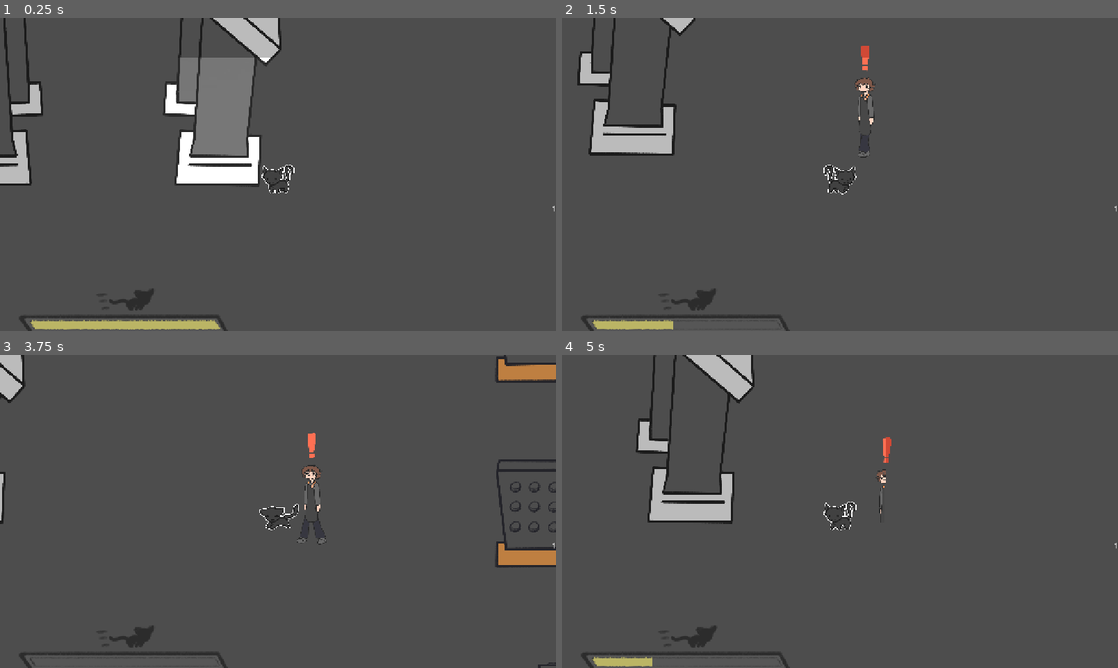
Above: before the commit, frames 1-4 (two rows, left to right).
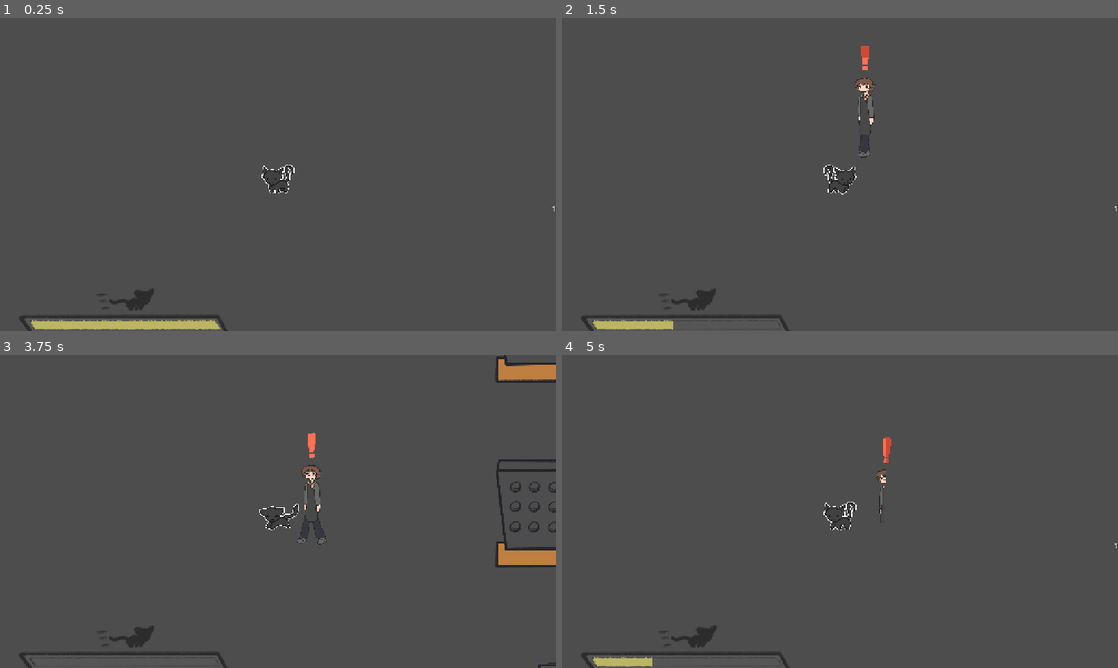
Above: after the commit, the same moments.

Repository: arw3734/2026-October-Game-Jam
Game: Godot game, scene res://Scenes/store.tscn
Same seed, same stepped clock (60 frames per second), same inputs: the game is played once before the commit and once after it.
Inputs:
- Up to frame 1 (0.25 s): no input
- Up to frame 2 (1.5 s): tap Enter at 0.5 s; hold Right (move_right) 0.53-1.28 s; hold Shift (sprint) 0.53-1.28 s; hold S (move_down) from 1.28 s (still down); tap Shift (sprint) at 1.35 s
- Up to frame 3 (3.75 s): release S (move_down) at 2.03 s; hold Right (move_right) 2.03-2.78 s; hold Shift (sprint) 2.03-2.78 s; hold W (move_up) 2.78-3.53 s; tap Shift (sprint) at 2.85 s; hold A (move_left) from 3.53 s (still down); hold Shift (sprint) from 3.53 s (still down)
- Up to frame 4 (5 s): keep holding A (move_left); release Shift (sprint) at 4.28 s; tap Shift (sprint) at 4.35 s

The runs differ from the first frame. In frame 1, 8.6% of the frame differs, in the area x 0-51%, y 0-54%; in frame 2, 2.8%; in frame 3, 0.7%; in frame 4, 3.8%.

Commit message:
Map Mostly made

Diff:
--- a/Scenes/House thingy.tscn
+++ b/Scenes/House thingy.tscn
@@ -4,15 +4,18 @@
 
 [node name="Obstacle" type="StaticBody2D" unique_id=1974016665]
 light_mask = 0
+y_sort_enabled = true
 collision_layer = 2
 collision_mask = 0
 
 [node name="Sprite2D" type="Sprite2D" parent="." unique_id=910433717]
+position = Vector2(0, 361)
 scale = Vector2(0.15, 0.15)
 texture = ExtResource("1_1daft")
+offset = Vector2(0, -2406.667)
 
 [node name="CollisionPolygon2D" type="CollisionPolygon2D" parent="." unique_id=1017149706]
-polygon = PackedVector2Array(-357, 458, -163, 459, -142, 224, -229, 234, -361, 349)
+polygon = PackedVector2Array(-357, 458, -163, 459, -137, 300, -142, 224, -229, 234, -361, 349)
 
 [node name="CollisionPolygon2D2" type="CollisionPolygon2D" parent="." unique_id=1088543045]
-polygon = PackedVector2Array(150, 223, 171, 451, 354, 453, 363, 348, 239, 226)
+polygon = PackedVector2Array(140, 299, 169, 459, 361, 461, 364, 350, 240, 227, 144, 222)
--- a/Scenes/Rack.tscn
+++ b/Scenes/Rack.tscn
@@ -7,12 +7,15 @@
 
 [node name="Obstacle" type="StaticBody2D" unique_id=1974016665]
 light_mask = 0
+y_sort_enabled = true
 collision_layer = 2
 collision_mask = 0
 
 [node name="Sprite2D" type="Sprite2D" parent="." unique_id=910433717]
+position = Vector2(0, 73.99999)
 scale = Vector2(0.1, 0.1)
 texture = ExtResource("1_6wum4")
+offset = Vector2(0, -739.99994)
 
 [node name="CollisionShape2D" type="CollisionShape2D" parent="." unique_id=2105813043]
 visibility_layer = 2
--- a/Scenes/Wall.tscn
+++ b/Scenes/Wall.tscn
@@ -3,18 +3,22 @@
 [ext_resource type="Texture2D" uid="uid://bxadtt6f2nol3" path="res://Sprites/wall.png" id="1_2p0br"]
 
 [sub_resource type="RectangleShape2D" id="RectangleShape2D_bhunq"]
-size = Vector2(623.5, 64.5)
+size = Vector2(623.5, 63.25)
 
 [node name="Obstacle" type="StaticBody2D" unique_id=1974016665]
 light_mask = 0
+y_sort_enabled = true
 collision_layer = 2
 collision_mask = 0
 
 [node name="Sprite2D" type="Sprite2D" parent="." unique_id=910433717]
+y_sort_enabled = true
+position = Vector2(0, 76)
 scale = Vector2(0.15, 0.15)
 texture = ExtResource("1_2p0br")
+offset = Vector2(0, -506.66666)
 
 [node name="CollisionShape2D" type="CollisionShape2D" parent="." unique_id=2105813043]
 visibility_layer = 2
-position = Vector2(4.25, 90.25)
+position = Vector2(0, 88.625)
 shape = SubResource("RectangleShape2D_bhunq")
--- a/Scenes/store.tscn
+++ b/Scenes/store.tscn
@@ -22,9 +22,6 @@
 agent_radius = 45.0
 
 [sub_resource type="NavigationPolygon" id="NavigationPolygon_riqys"]
-vertices = PackedVector2Array(414, -58, 892.9219, 94.89844, -261.10156, 88.09375, 255, -58, 890.0703, -494.89063, 414, -344, -264.89063, -487.10156, 255, -344)
-polygons = Array[PackedInt32Array]([PackedInt32Array(0, 1, 2, 3), PackedInt32Array(4, 1, 0, 5), PackedInt32Array(6, 4, 5, 7), PackedInt32Array(2, 6, 7, 3)])
-outlines = Array[PackedVector2Array]([PackedVector2Array(906, -511, 909, 111, -277, 104, -281, -503)])
 parsed_geometry_type = 1
 parsed_collision_mask = 4294901762
 source_geometry_mode = 1
@@ -35,6 +32,7 @@
 polygon = PackedVector2Array(593, 220, 591, 480, 725, 480, 727, 220)
 
 [node name="Store" type="Node2D" unique_id=747581114]
+y_sort_enabled = true
 script = ExtResource("1_x7ts4")
 
 [node name="Walls" parent="." unique_id=1334353006 instance=ExtResource("2_f3gkj")]
@@ -47,6 +45,7 @@
 texture = ExtResource("2_a54sg")
 
 [node name="Obstacles" type="Node2D" parent="." unique_id=986812265 groups=["nav_obstacles"]]
+y_sort_enabled = true
 
 [node name="Obstacle2" parent="Obstacles" unique_id=1974016665 instance=ExtResource("4_cwvkk")]
 position = Vector2(-1468, 1528)
@@ -145,7 +144,7 @@
 position = Vector2(-913, 459)
 
 [node name="Obstacle33" parent="Obstacles" unique_id=1996506375 instance=ExtResource("10_w72gx")]
-position = Vector2(13, 19)
+position = Vector2(-3, -410)
 
 [node name="State" parent="." unique_id=940971249 node_paths=PackedStringArray("rat_nav_region") instance=ExtResource("3_s3f3m")]
 rat_nav_region = NodePath("../RatNavigationRegion")
@@ -158,6 +157,7 @@
 navigation_polygon = SubResource("NavigationPolygon_riqys")
 
 [node name="Player" parent="." unique_id=1816450137 instance=ExtResource("1_c176v")]
+y_sort_enabled = true
 position = Vector2(417, 488)
 
 [node name="UI" parent="Player" unique_id=2143664663 node_paths=PackedStringArray("state") instance=ExtResource("4_s3f3m")]
--- a/Scenes/walls.tscn
+++ b/Scenes/walls.tscn
@@ -6,17 +6,27 @@
 texture = ExtResource("1_2bj67")
 texture_region_size = Vector2i(2500, 2500)
 0:0/0 = 0
+0:0/0/physics_layer_0/polygon_0/points = PackedVector2Array(-1264.7705, 1256.6976, -1103.3105, 1250, -1101.0034, 829.852, 1250, 836.90137, 1250, -1250, -1250, -1250)
 1:0/0 = 0
+1:0/0/physics_layer_0/polygon_0/points = PackedVector2Array(-1250, 834.5371, 1250, 833.3657, 1250, -1250, -1250, -1250)
 2:0/0 = 0
+2:0/0/physics_layer_0/polygon_0/points = PackedVector2Array(-1250, 832.1946, 1099.832, 833.3658, 1099.832, 1250, 1250, 1250, 1250, -1250, -1250, -1250)
 0:1/0 = 0
+0:1/0/physics_layer_0/polygon_0/points = PackedVector2Array(-1100.4712, -1250, -1099.832, 1250, -1250, 1250, -1250, -1250)
 1:1/0 = 0
 2:1/0 = 0
+2:1/0/physics_layer_0/polygon_0/points = PackedVector2Array(1104.377, -1250, 1100.9473, 1250, 1250, 1250, 1250, -1250, 1250, -1250)
 2:2/0 = 0
+2:2/0/physics_layer_0/polygon_0/points = PackedVector2Array(-1250, 1108.6643, 1099.2324, 1108.6643, 1100.9473, -1250, 1250, -1250, 1250, 1250, -1250, 1250)
 1:2/0 = 0
+1:2/0/physics_layer_0/polygon_0/points = PackedVector2Array(-1250, 1108.6643, 1250, 1106.9495, 1250, 1250, -1250, 1250)
 0:2/0 = 0
+0:2/0/physics_layer_0/polygon_0/points = PackedVector2Array(-1101.0033, -1250, -1101.0034, 1108.6167, 1250, 1108.6167, 1250, 1250, -1250, 1250, -1250, -1250)
 
 [sub_resource type="TileSet" id="TileSet_g4v7s"]
 tile_size = Vector2i(2500, 2500)
+physics_layer_0/collision_layer = 2
+physics_layer_0/collision_mask = 2
 sources/0 = SubResource("TileSetAtlasSource_cxhnf")
 
 [node name="Walls" type="TileMapLayer" unique_id=1334353006]
